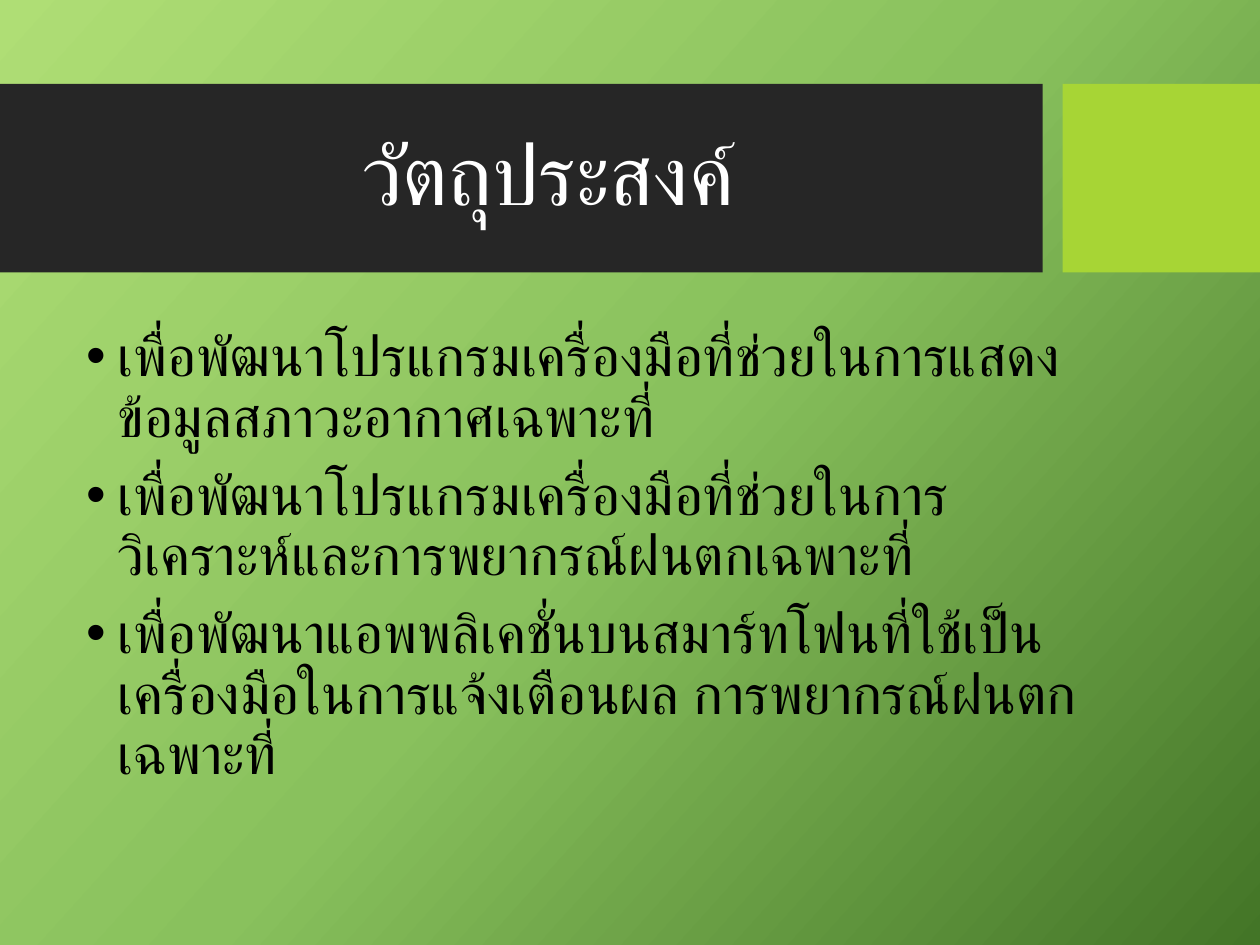
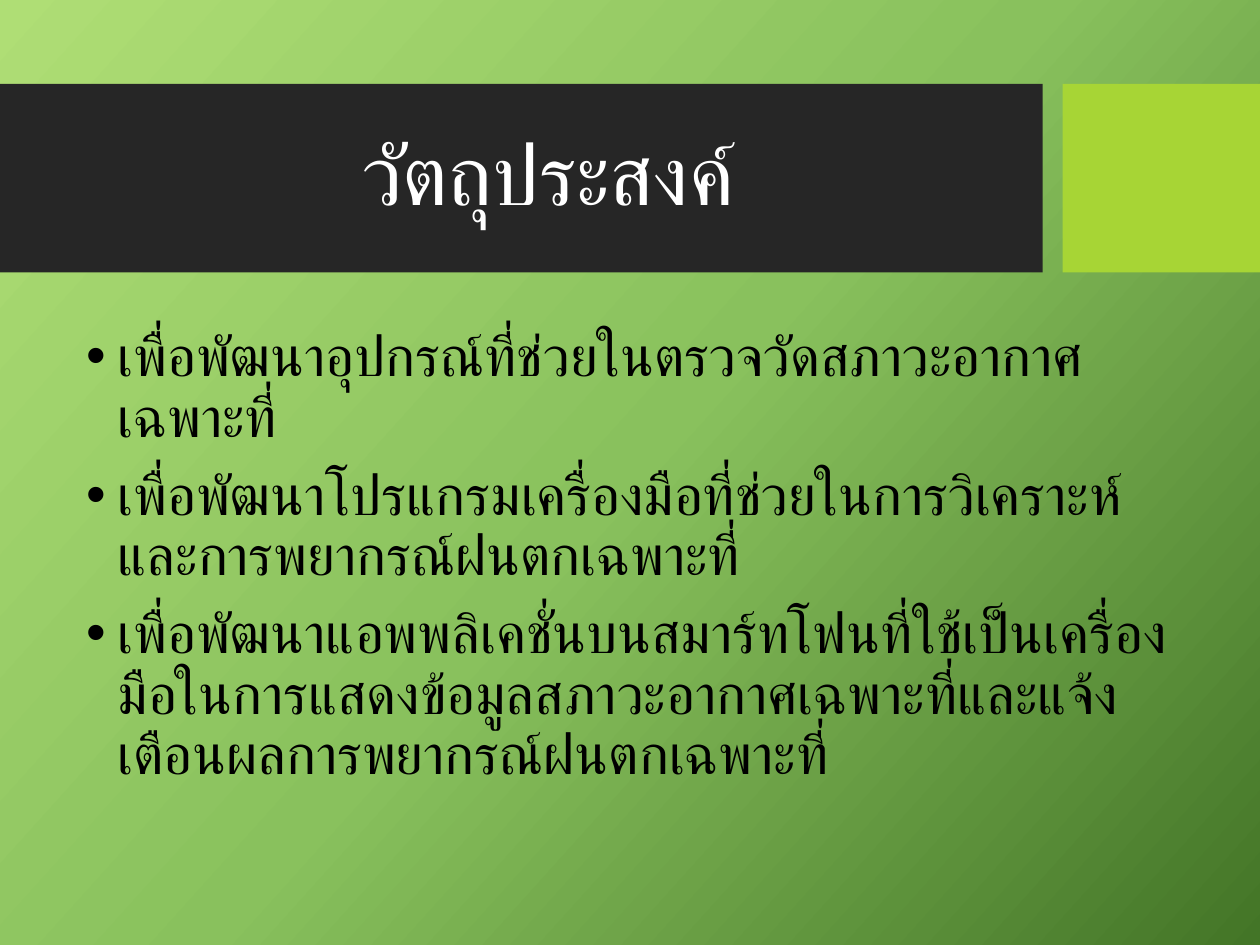
Before and after one commit to HomeRuk/SeniorProject-, a slide deck: slide 9 of ข้อเสนอโครงงาน/ระบบพยากรณ์ฝนตกเฉพาะที่-_V2.pptx. Drawn at 1260x945 pixels with LibreOffice and Linux fonts; fonts in the diff are those of the drawing; background and template pictures are left out. Boxes give left, top, right and bottom in pixels: in the first picture for what was removed or moved away, otherwise in the second. Text is boxed around its words. In the diff, an @@ line names an element or a change of style, - is before the commit and + after.

Commit message:
edit powerpoint

```diff
--- a/ข้อเสนอโครงงาน/ระบบพยากรณ์ฝนตกเฉพาะที่-_V2.pptx
+++ b/ข้อเสนอโครงงาน/ระบบพยากรณ์ฝนตกเฉพาะที่-_V2.pptx
@@ text at (x1=118, y1=332, x2=1084, y2=391): text changed @@
-• เพื่อพัฒนาโปรแกรมเครื่องมือที่ช่วยในการแสดงข้อมูลสภาวะอากาศเฉพาะที่
+• เพื่อพัฒนาอุปกรณ์ที่ช่วยในตรวจวัดสภาวะอากาศเฉพาะที่
@@ text at (x1=118, y1=609, x2=1167, y2=775): text changed @@
-• เพื่อพัฒนาแอพพลิเคชั่นบนสมาร์ทโฟนที่ใช้เป็นเครื่องมือในการแจ้งเตือนผล การพยากรณ์ฝนตกเฉพาะที่
+• เพื่อพัฒนาแอพพลิเคชั่นบนสมาร์ทโฟนที่ใช้เป็นเครื่องมือในการแสดงข้อมูลสภาวะอากาศเฉพาะที่และแจ้งเตือนผลการพยากรณ์ฝนตกเฉพาะที่
```
Also in this commit, not shown: 4 other slides changed, 1 other file.
